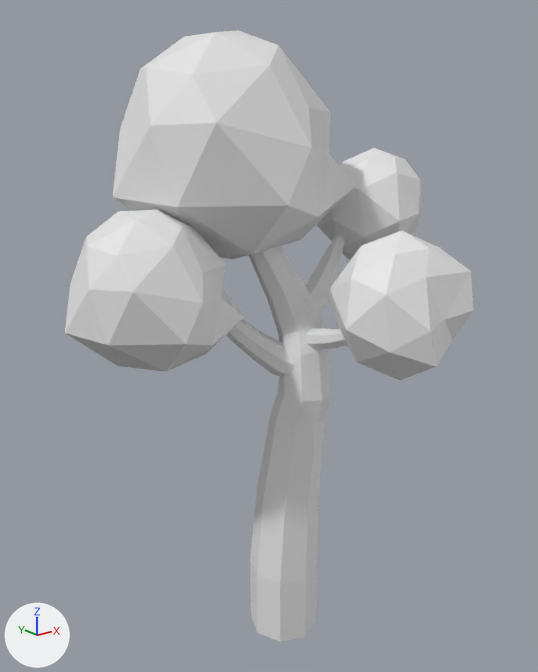
What one commit did to the Blender file Coma/Assets/Models/tree1.blend.
One viewpoint serves both versions: a camera (50 mm lens) standing at (-12.36, -14.39, 14.1) and looking at (0.09, 1.17, 7.87). The lights are fixed; the arrows at lower left show +X, +Y and +Z.
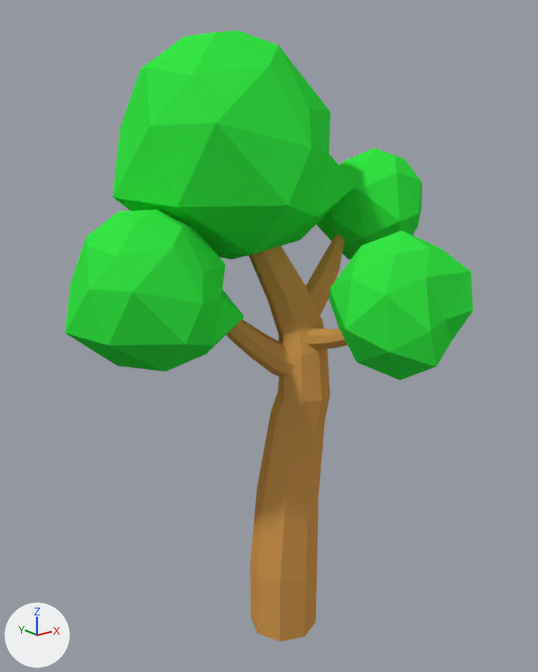
What changed in the scene script:
```text
Add mat_wood:
    mat_wood = diffuse_material('Wood')
    mat_wood.base_color = (0.638, 0.315, 0.0813)  # orange #d19851
Add mat_bush:
    mat_bush = diffuse_material('Bush')
    mat_bush.base_color = (0.0371, 0.8, 0.0597)  # green #36e745
Change me_icosphere:
    where me_icosphere.from_pydata(...)  # 168 vertices, 320 faces; spans x -2.25..9.34, y -5.85..4.14, z 4.51..12.91
    add me_icosphere.materials.append(mat_bush)  # green #36e745
Change me_cylinder:
    where me_cylinder.from_pydata(...)  # 232 vertices, 205 faces; spans x -1.94..3.6, y -2.61..1.85, z -1.0..12.37
    add me_cylinder.materials.append(mat_wood)  # orange #d19851
```

What differs and where, as boxes [x1, y1, x2, y2] in the pictures (538 x 672 px):
'Icosphere', recoloured (white to green)
    both: [65, 30, 473, 380]
'Cylinder', recoloured
    both: [226, 234, 347, 642]
